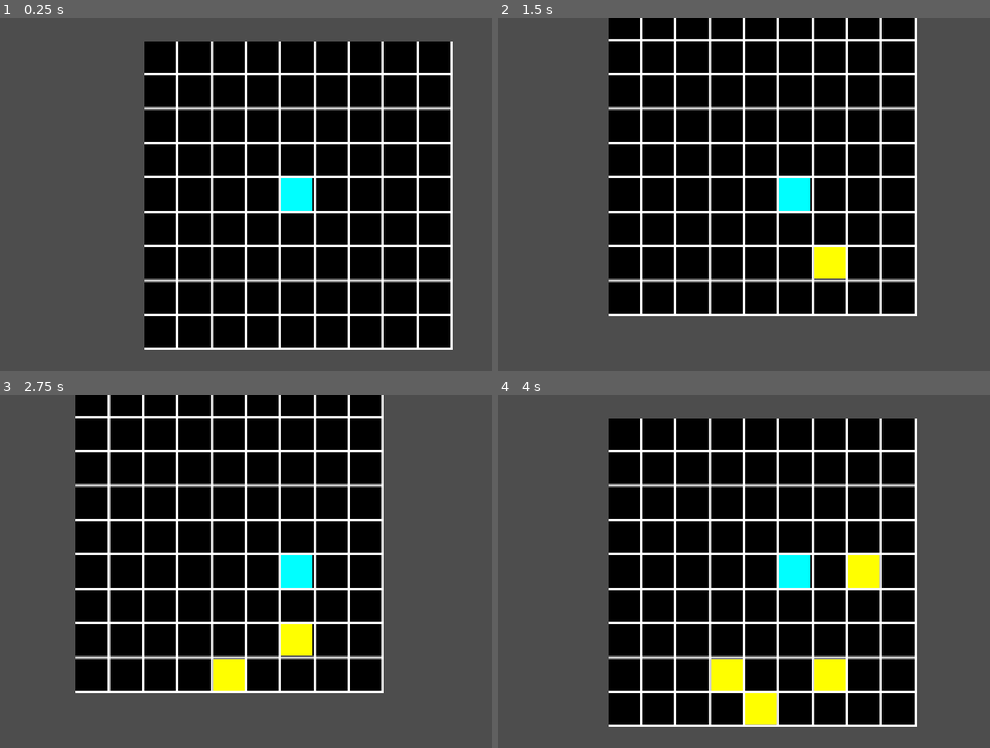
Above: before the commit, frames 1-4 (two rows, left to right).
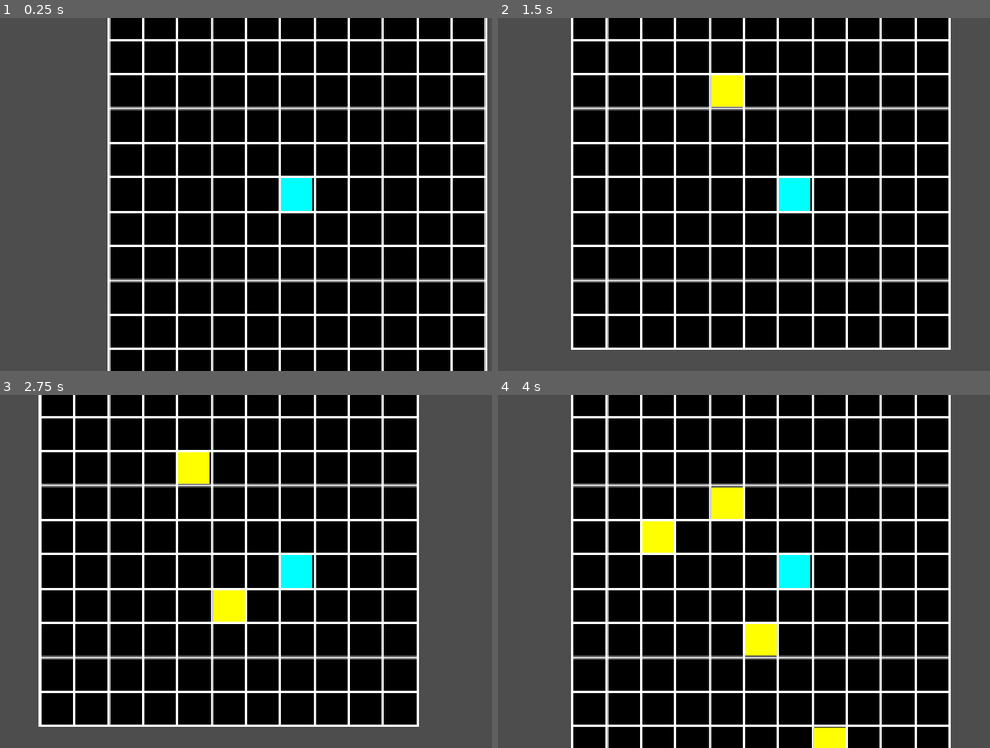
Above: after the commit, the same moments.

Repository: maseyonok421/maseyonok-sTestGameAboutPointThatCanMoveIn4DirectionsOnGrid
Game: Godot game, scene res://scenes/game.tscn
Two runs of this game, one before a commit and one after it. Both use one fixed random seed, a clock stepped at 60 frames per second and the inputs below.
Inputs:
- Up to frame 1 (0.25 s): no input
- Up to frame 2 (1.5 s): tap Enter at 0.5 s; hold Right (ui_right) 0.53-1.28 s; tap Space at 1.25 s; hold Down (ui_down) from 1.28 s (still down)
- Up to frame 3 (2.75 s): release Down (ui_down) at 2.03 s; hold Right (ui_right) from 2.03 s (still down)
- Up to frame 4 (4 s): tap Enter at 2.75 s; release Right (ui_right) at 2.78 s; hold Up (ui_up) 2.78-3.53 s; tap Space at 3.5 s; hold Left (ui_left) from 3.53 s (still down)

The runs differ from the first frame. In frame 1, 22% of the frame differs, in the area x 21-100%, y 0-100%; in frame 2, 21%; in frame 3, 22%; in frame 4, 26%, in the area x 14-93%, y 0-100%.

Commit message:
Field Grid fix

Diff:
--- a/scripts/bgGenerator.gd
+++ b/scripts/bgGenerator.gd
@@ -6,15 +6,15 @@
 	print(Global.fullCellSize)
 
 	var width  = ( Global.fullCellSize ) \
-			   * ( Global.gridSize*2 + 1)
+			   * ( Global.gridSize*2 + 1) + Global.gridLineSize-1
 	var height = ( Global.fullCellSize ) \
-			   * ( Global.gridSize*2 + 1)
+			   * ( Global.gridSize*2 + 1) + Global.gridLineSize-1
 
 	var bgImg = Image.create(width, height, false, Image.FORMAT_L8);
 	for i in range(width):
 		for j in range(height):
-			if ( i % Global.fullCellSize > Global.cellSize ||
-				 j % Global.fullCellSize > Global.cellSize ):
+			if ( (i-Global.gridLineSize+Global.fullCellSize+1) % Global.fullCellSize > Global.cellSize ||
+				 (j-Global.gridLineSize+Global.fullCellSize+1) % Global.fullCellSize > Global.cellSize ):
 				bgImg.set_pixel(i, j, Color(1, 1, 1))
 			else:
 				bgImg.set_pixel(i, j, Color(0, 0, 0))
@@ -22,6 +22,6 @@
 	texture = ImageTexture.create_from_image(bgImg)
 
 	position = Vector2(
-		-Global.fullCellSize/2,
-		-Global.fullCellSize/2
+		-Global.fullCellSize/2-Global.gridLineSize/2+0.5,
+		-Global.fullCellSize/2-Global.gridLineSize/2+0.5
 	)
--- a/singletones/GLOBAL.gd
+++ b/singletones/GLOBAL.gd
@@ -4,6 +4,6 @@
 const cellSize = 64
 var fullCellSize = gridLineSize + cellSize
 
-var gridSize = 4
+var gridSize = 5
 
 var score = 0
